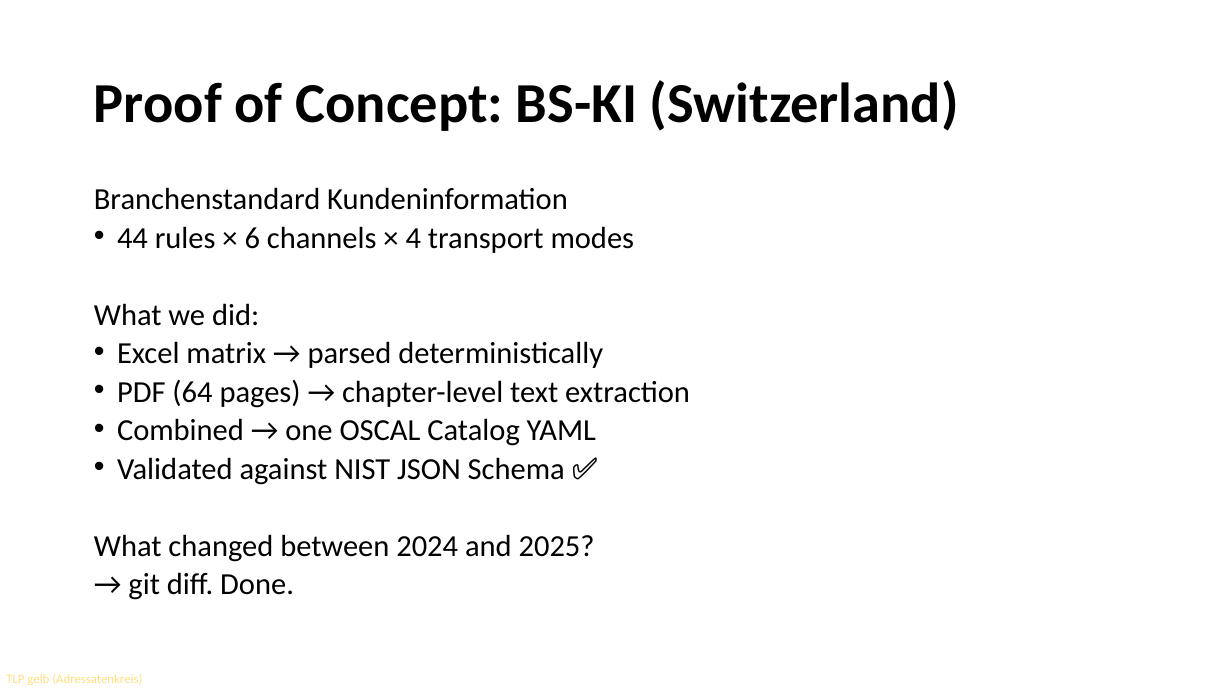
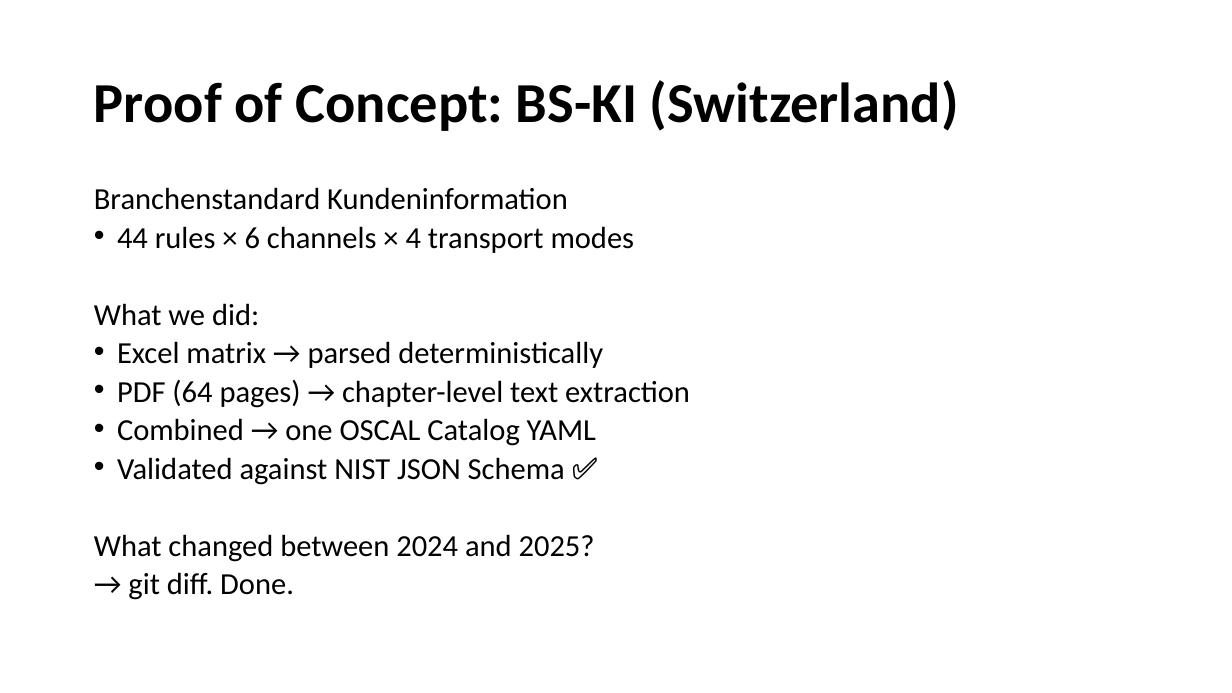
Before and after one commit to OpenRail-Playground/A38, a slide deck: slide 5 of whomakestherules/A38_H4R2026_Ch7.pptx. Drawn at 1232x693 pixels with LibreOffice and Linux fonts; fonts in the diff are those of the drawing; background and template pictures are left out. Boxes give left, top, right and bottom in pixels: in the first picture for what was removed or moved away, otherwise in the second. Text is boxed around its words. In the diff, an @@ line names an element or a change of style, - is before the commit and + after.

```diff
--- a/whomakestherules/A38_H4R2026_Ch7.pptx
+++ b/whomakestherules/A38_H4R2026_Ch7.pptx
@@ text removed at <box>6,674,142,685</box> @@
-TLP gelb (Adressatenkreis)
```
Also in this commit, not shown: 8 other slides changed.
